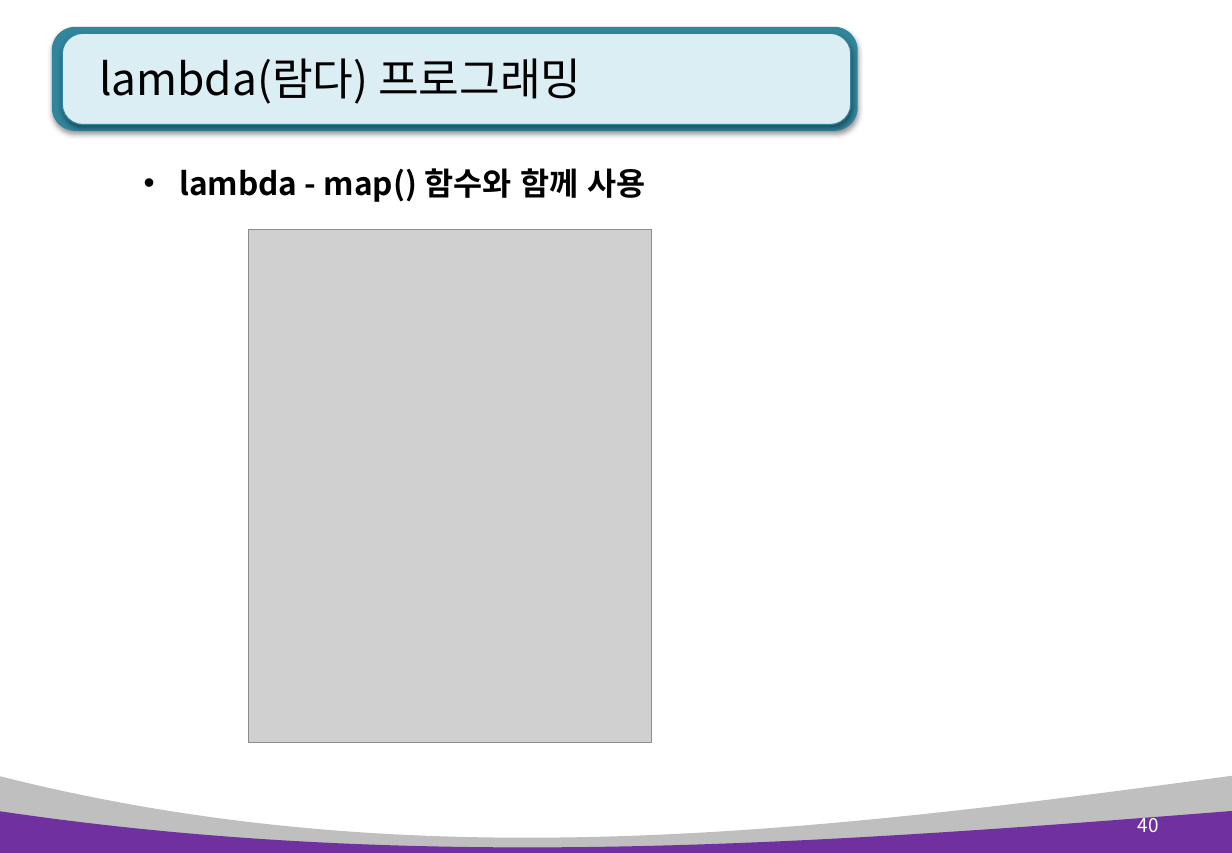
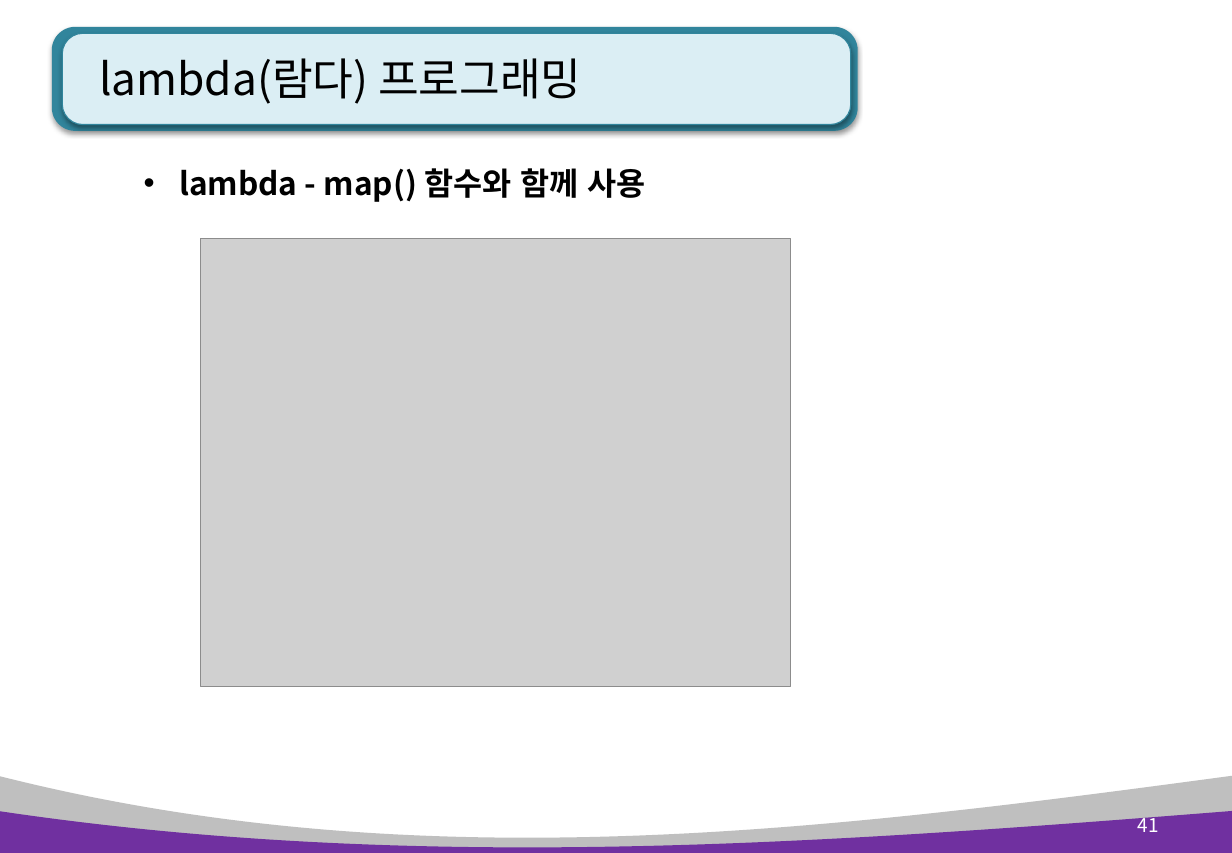
Before and after one commit to kiyongee2/green_project_web, a slide deck: slide 41 of python_ppt/Python 5장. 함수.pptx (slide 40 before the commit). Drawn at 1232x853 pixels with LibreOffice and Linux fonts; fonts in the diff are those of the drawing; grey boxes stand for pictures. Boxes give left, top, right and bottom in pixels: in the first picture for what was removed or moved away, otherwise in the second. Text is boxed around its words. In the diff, an @@ line names an element or a change of style, - is before the commit and + after.

Commit message:
lambda recursive

```diff
--- a/python_ppt/Python 5장. 함수.pptx
+++ b/python_ppt/Python 5장. 함수.pptx
@@ picture: place and size @@
-picture at box(249, 230, 652, 743)
+picture at box(200, 239, 791, 687)
@@ page number at box(1138, 813, 1159, 832): text changed @@
-40
+41
```
Also in this commit, not shown: 2 other slides changed, 1 slide added, 2 other files.
